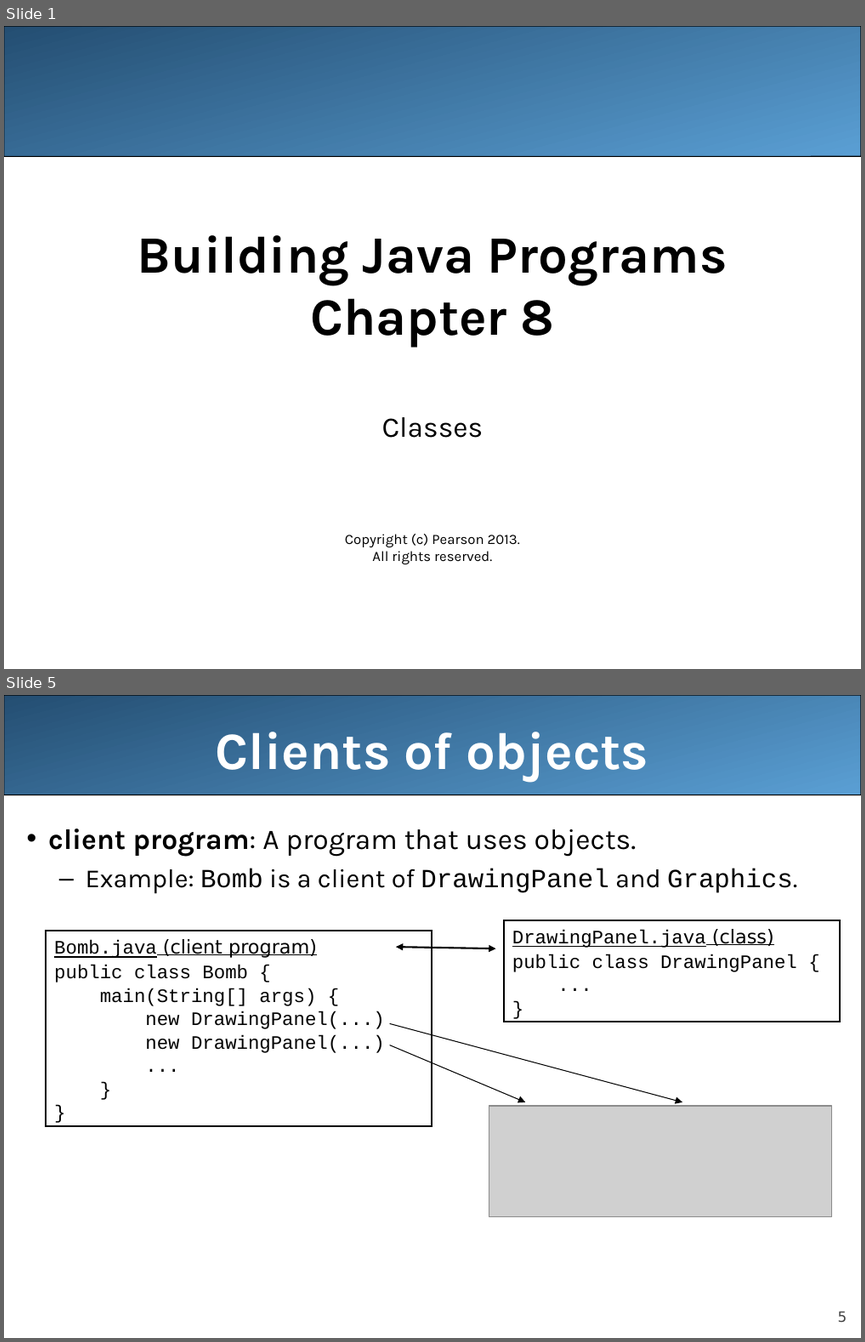
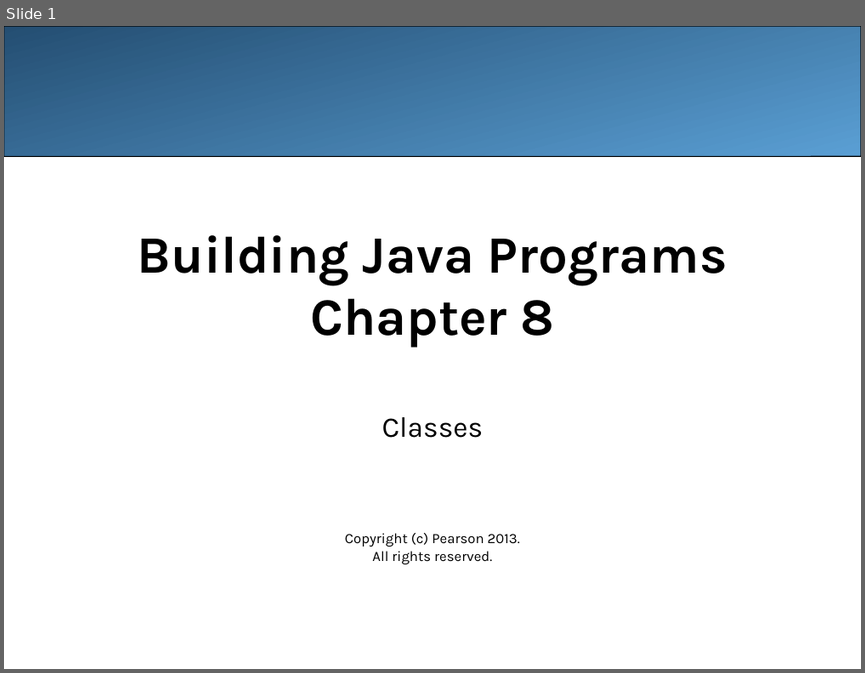
Before and after one commit to sudocrystal/scc-compsci, a slide deck: cs141/slides/ppts/ch08-classes.ppt. Shown one above the other, each under a label of ours: slides 1 and 5 before the commit, slide 1 after it; the slides between them are not shown. The pictures are 865x1342 and 865x673 pixels, drawn with LibreOffice and Linux fonts; fonts in the diff are those of the drawing; grey boxes stand for pictures. Boxes give left, top, right and bottom in pixels: in the first picture for what was removed or moved away, otherwise in the second. Text is boxed around its words. In the diff, an @@ line names an element or a change of style, - is before the commit and + after.

Commit message:
modifies day 14 schedule and updates classes ppt

```diff
--- a/cs141/slides/ppts/ch08-classes.ppt
+++ b/cs141/slides/ppts/ch08-classes.ppt
@@ slide 5 removed at (x1=4, y1=695, x2=861, y2=1338), background #FFFFFF @@
@@ rounded rectangle removed at (x1=4, y1=695, x2=861, y2=795) @@
@@ title removed at (x1=216, y1=732, x2=648, y2=782) @@
-Clients of objects
@@ text removed at (x1=48, y1=828, x2=797, y2=894) @@
-• client program: A program that uses objects.
-  – Example: Bomb is a client of DrawingPanel and Graphics.
@@ rectangle removed at (x1=504, y1=920, x2=840, y2=1022) @@
-DrawingPanel.java (class)
-public class DrawingPanel {
-...
-}
@@ rectangle removed at (x1=46, y1=930, x2=432, y2=1126) @@
-Bomb.java (client program)
-public class Bomb {
-main(String[] args) {
-new DrawingPanel(...)
-new DrawingPanel(...)
-...
-}
-}
@@ double arrow removed from (396, 947) to (496, 948) @@
@@ arrow removed from (390, 1023) to (682, 1102) @@
@@ arrow removed from (390, 1044) to (525, 1102) @@
@@ picture removed at (x1=489, y1=1106, x2=832, y2=1216) @@
@@ page number removed at (x1=838, y1=1310, x2=847, y2=1321) @@
-5
```
Also in this commit, not shown: 67 other slides changed, 5 other slides removed, 2 other files.
